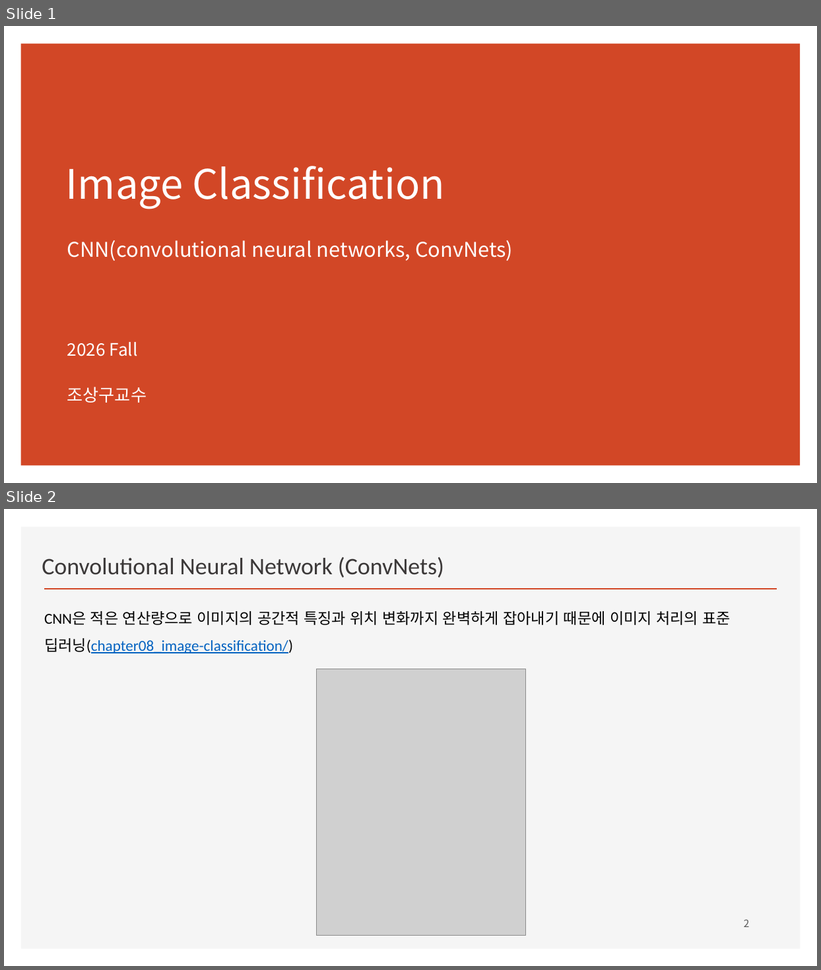
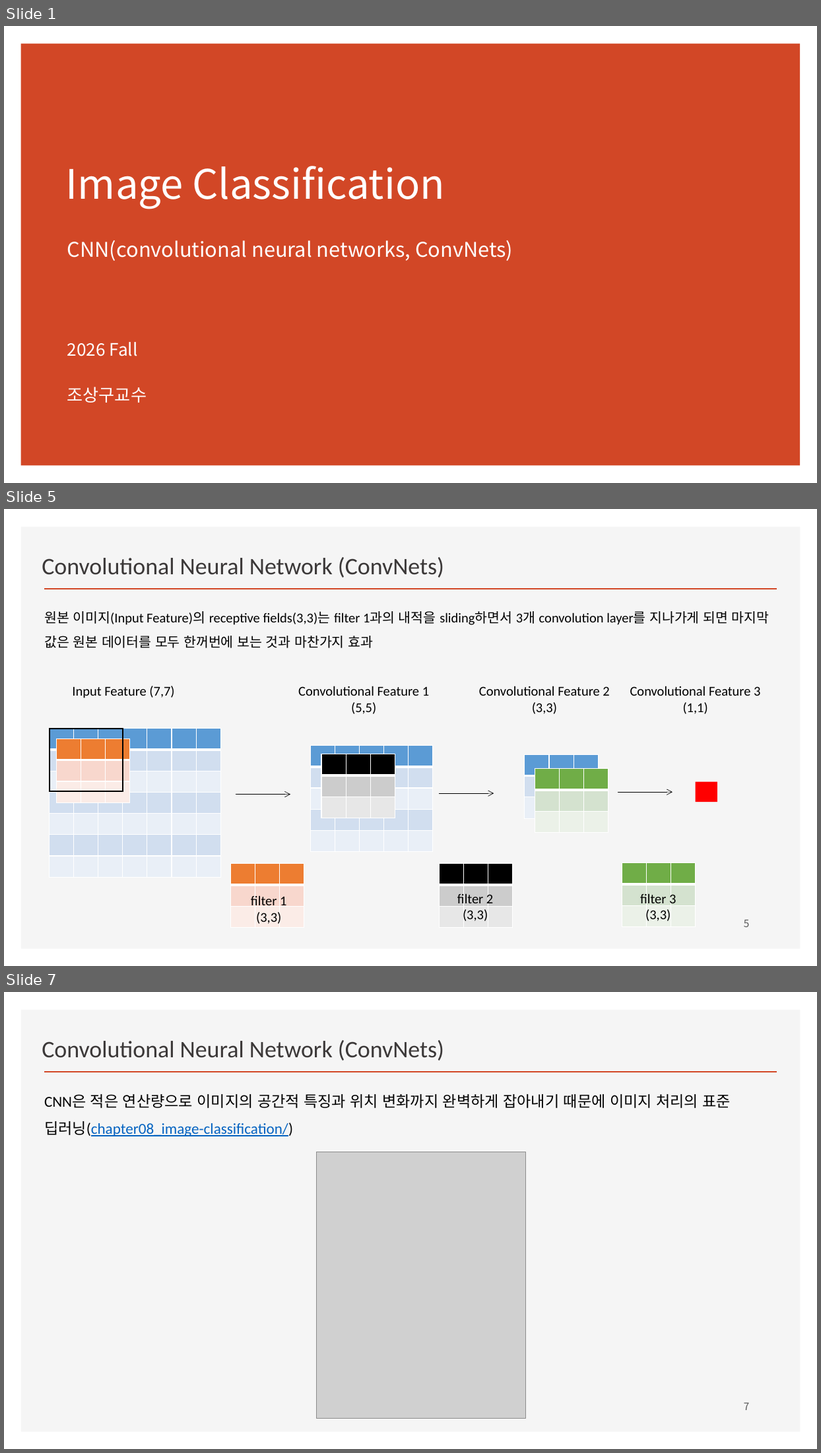
Before and after one commit to ancestor9/2026_Fall_Deep-Learning-with-Python, a slide deck: CNN/CNN.pptx. Shown one above the other, each under a label of ours: slides 1 and 2 before the commit, slides 1, 5 and 7 after it; the slides between them are not shown. The pictures are 821x970 and 821x1453 pixels, drawn with LibreOffice and Linux fonts; fonts in the diff are those of the drawing; grey boxes stand for pictures; background and template pictures are left out. Boxes give left, top, right and bottom in pixels: in the first picture for what was removed or moved away, otherwise in the second. Text is boxed around its words. In the diff, an @@ line names an element or a change of style, - is before the commit and + after.

```diff
--- a/CNN/CNN.pptx
+++ b/CNN/CNN.pptx
@@ slide 5 added at <box>4,509,817,966</box>, background #FFFFFF; not listed: 2 template elements that a slide beside it also shows @@
@@ text added at <box>42,557,444,578</box>, 28 pt, text #3B3838 @@
+Convolutional Neural Network (ConvNets)
@@ text added at <box>44,611,770,648</box>, 16 pt, text #000000 @@
+원본 이미지(Input Feature)의 receptive fields(3,3)는 filter 1과의 내적을 sliding하면서 3개 convolution layer를 지나가게 되면 마지막 값은 원본 데이터를 모두 한꺼번에 보는 것과 마찬가지 효과
@@ text added at <box>72,686,174,698</box>, 16 pt, text #000000 @@
+Input Feature (7,7)
@@ text added at <box>298,686,429,714</box>, 16 pt, text #000000 @@
+Convolutional Feature 1
+(5,5)
@@ text added at <box>479,686,609,714</box>, 16 pt, text #000000 @@
+Convolutional Feature 2
+(3,3)
@@ text added at <box>630,686,760,714</box>, 16 pt, text #000000 @@
+Convolutional Feature 3
+(1,1)
@@ table added at <box>49,729,220,876</box>, 7 rows, 7 columns @@
+ |  |  |  |  |  | 
+ |  |  |  |  |  | 
+ |  |  |  |  |  | 
+ |  |  |  |  |  | 
+ |  |  |  |  |  | 
+ |  |  |  |  |  | 
+ |  |  |  |  |  | 
@@ rectangle added at <box>49,729,122,792</box>, outline #000000 1.5 pt @@
@@ table added at <box>56,739,129,803</box>, 3 rows, 3 columns @@
+ |  | 
+ |  | 
+ |  | 
@@ table added at <box>310,746,432,851</box>, 5 rows, 5 columns @@
+ |  |  |  | 
+ |  |  |  | 
+ |  |  |  | 
+ |  |  |  | 
+ |  |  |  | 
@@ table added at <box>322,755,395,819</box>, 3 rows, 3 columns @@
+ |  | 
+ |  | 
+ |  | 
@@ table added at <box>525,755,598,819</box>, 3 rows, 3 columns @@
+ |  | 
+ |  | 
+ |  | 
@@ table added at <box>535,769,608,832</box>, 3 rows, 3 columns @@
+ |  | 
+ |  | 
+ |  | 
@@ rectangle added at <box>696,782,717,803</box>, fill #FF0000 @@
@@ arrow added from (236, 795) to (290, 795), #000000 0.5 pt @@
@@ arrow added from (440, 794) to (494, 794), #000000 0.5 pt @@
@@ arrow added from (618, 792) to (673, 792), #000000 0.5 pt @@
@@ table added at <box>231,864,304,927</box>, 3 rows, 3 columns @@
+ |  | 
+ |  | 
+ |  | 
@@ table added at <box>440,864,513,927</box>, 3 rows, 3 columns @@
+ |  | 
+ |  | 
+ |  | 
@@ table added at <box>622,863,695,927</box>, 3 rows, 3 columns @@
+ |  | 
+ |  | 
+ |  | 
@@ text added at <box>251,894,286,924</box>, 16 pt, text #000000 @@
+filter 1
+(3,3)
@@ text added at <box>457,892,493,921</box>, 16 pt, text #000000 @@
+filter 2
+(3,3)
@@ text added at <box>640,892,676,921</box>, 16 pt, text #000000 @@
+filter 3
+(3,3)
@@ page number added at <box>744,920,750,927</box>, 12 pt, text #595959 @@
+5
@@ what was slide 2 is now slide 7 @@
@@ page number at <box>744,1403,750,1410</box>: text changed @@
-2
+7
```
Also in this commit, not shown: 4 other slides added.
